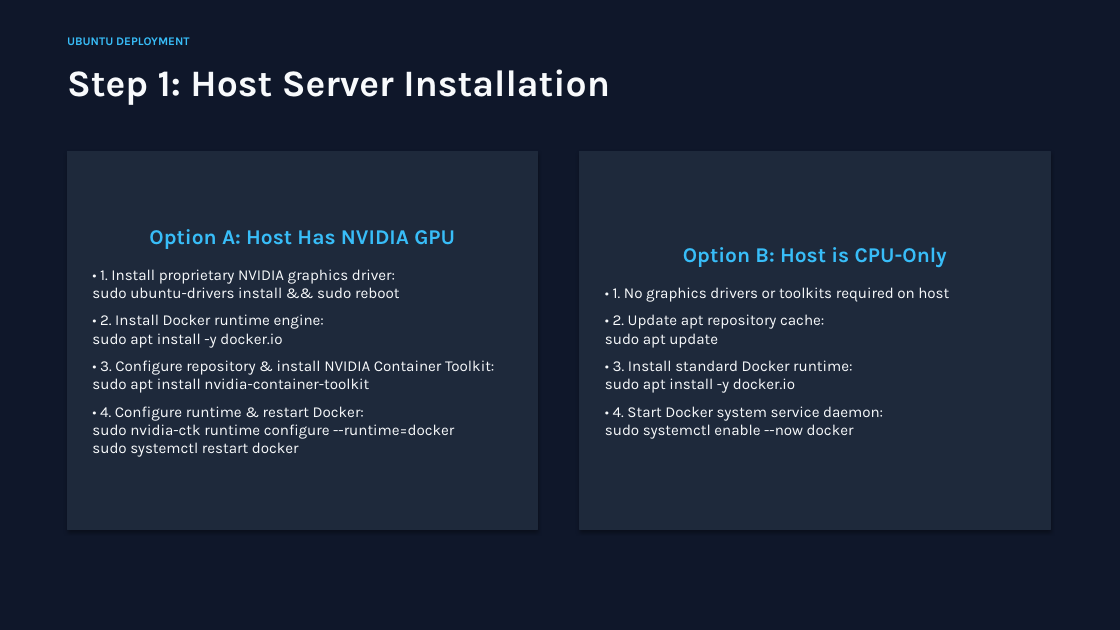
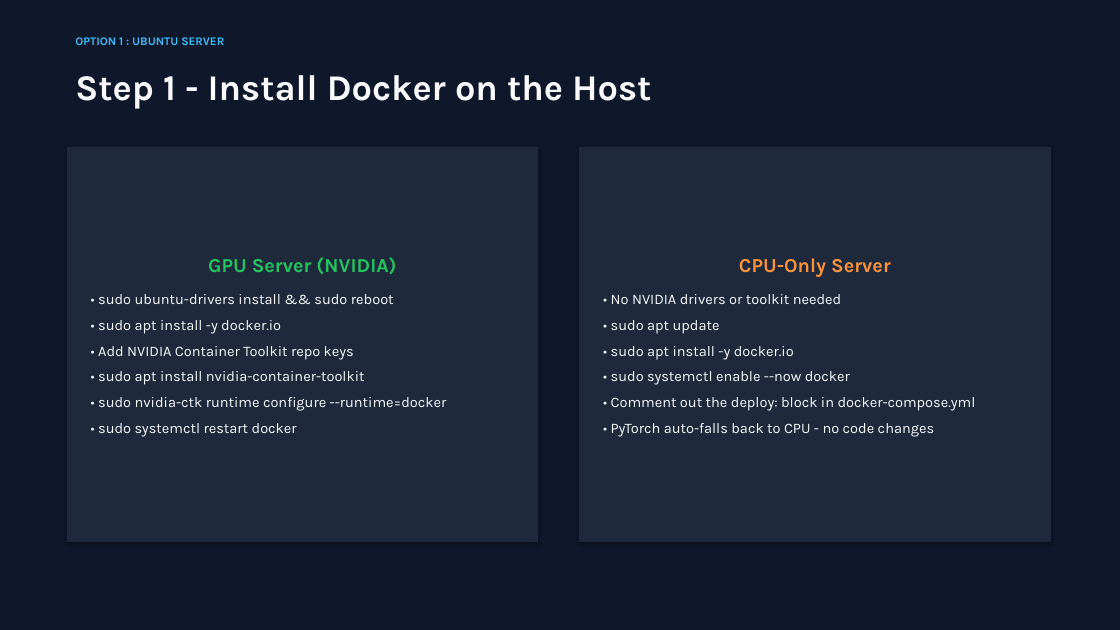
Before and after one commit to ssllsaiful/deployment, a slide deck: slide 4 of AI-Deployment/AI_Deployment_Guide.pptx (slide 5 before the commit). Drawn at 1120x630 pixels with LibreOffice and Linux fonts; fonts in the diff are those of the drawing. Boxes give left, top, right and bottom in pixels: in the first picture for what was removed or moved away, otherwise in the second. Text is boxed around its words. In the diff, an @@ line names an element or a change of style, - is before the commit and + after.

```diff
--- a/AI-Deployment/AI_Deployment_Guide.pptx
+++ b/AI-Deployment/AI_Deployment_Guide.pptx
@@ text at (75, 37, 224, 45): text changed @@
-UBUNTU DEPLOYMENT
+OPTION 1 : UBUNTU SERVER
@@ text at (75, 75, 651, 109): text changed; size 32 to 31 pt @@
-Step 1: Host Server Installation
+Step 1 - Install Docker on the Host
@@ rectangle "GPU Server (NVIDIA)": place and size @@
-rectangle "GPU Server (NVIDIA)" at (67, 151, 538, 529)
+rectangle "GPU Server (NVIDIA)" at (67, 147, 538, 542)
@@ rectangle "CPU-Only Server": place and size @@
-rectangle "CPU-Only Server" at (580, 151, 1050, 529)
+rectangle "CPU-Only Server" at (580, 147, 1050, 542)
@@ text in rectangle at (98, 257, 447, 437): text changed; size 13 to 12.5 pt @@
-Option A: Host Has NVIDIA GPU
-• 1. Install proprietary NVIDIA graphics driver:
-sudo ubuntu-drivers install && sudo reboot
-• 2. Install Docker runtime engine:
-sudo apt install -y docker.io
-• 3. Configure repository & install NVIDIA Container Toolkit:
-sudo apt install nvidia-container-toolkit
-• 4. Configure runtime & restart Docker:
-sudo nvidia-ctk runtime configure --runtime=docker
-sudo systemctl restart docker
+GPU Server (NVIDIA)
+• sudo ubuntu-drivers install && sudo reboot
+• sudo apt install -y docker.io
+• Add NVIDIA Container Toolkit repo keys
+• sudo apt install nvidia-container-toolkit
+• sudo nvidia-ctk runtime configure --runtime=docker
+• sudo systemctl restart docker
@@ text in rectangle at (611, 258, 976, 437): text changed; size 13 to 12.5 pt @@
-Option B: Host is CPU-Only
-• 1. No graphics drivers or toolkits required on host
-• 2. Update apt repository cache:
-sudo apt update
-• 3. Install standard Docker runtime:
-sudo apt install -y docker.io
-• 4. Start Docker system service daemon:
-sudo systemctl enable --now docker
+CPU-Only Server
+• No NVIDIA drivers or toolkit needed
+• sudo apt update
+• sudo apt install -y docker.io
+• sudo systemctl enable --now docker
+• Comment out the deploy: block in docker-compose.yml
+• PyTorch auto-falls back to CPU - no code changes
```
Also in this commit, not shown: 5 other slides changed, 5 slides added, 4 slides removed, 2 other files.
